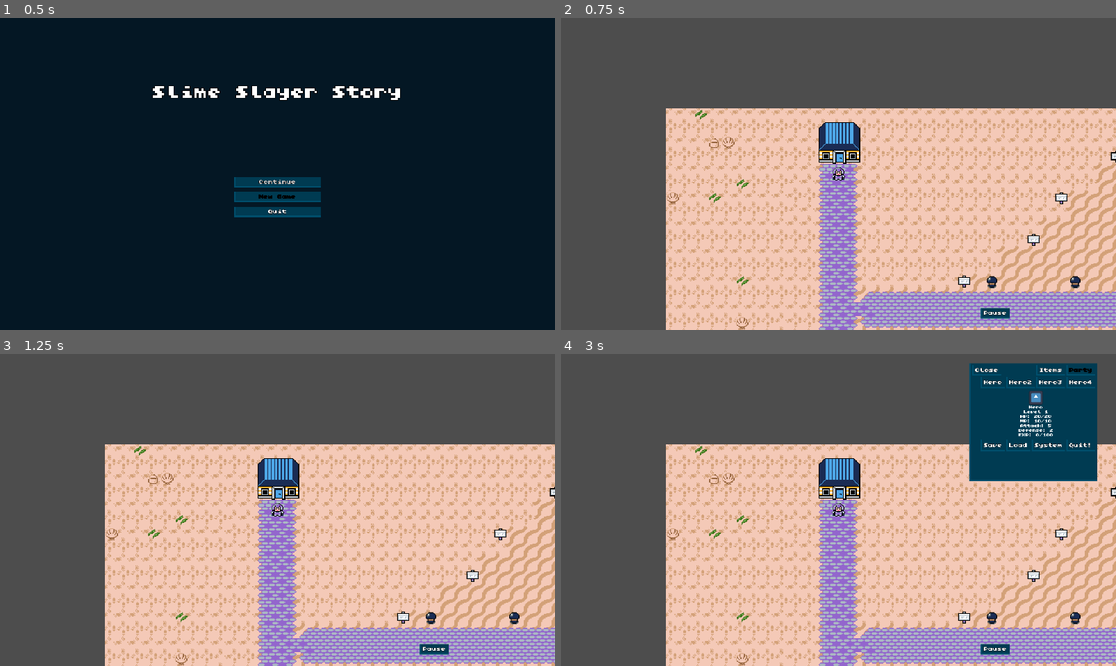
Above: before the commit, frames 1-4 (two rows, left to right).
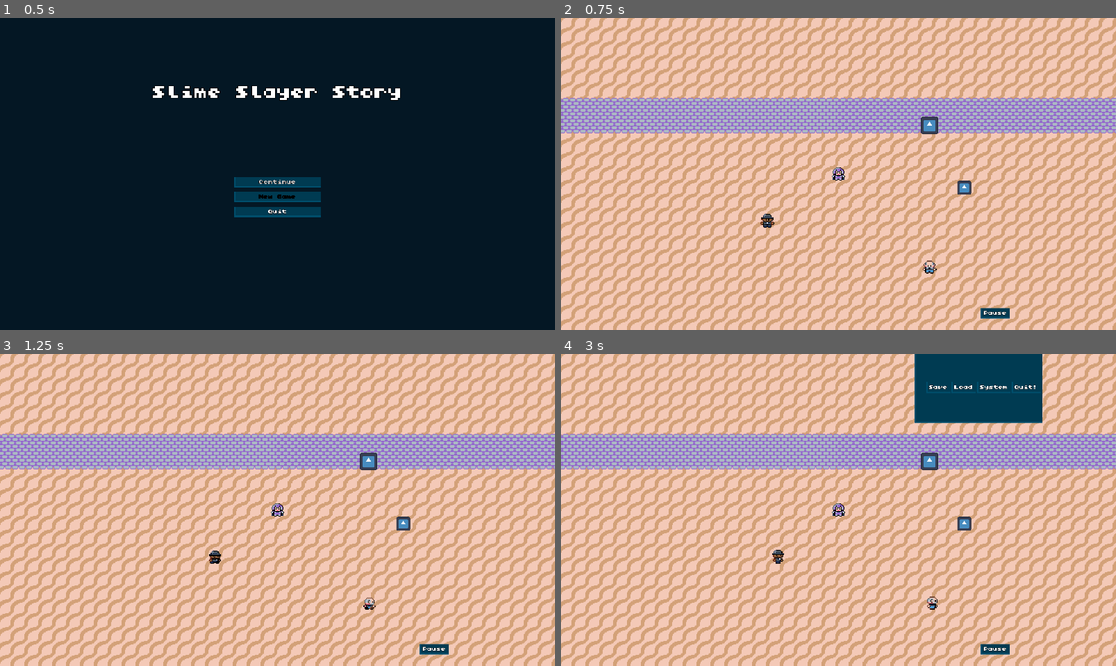
Above: after the commit, the same moments.

Repository: bluesturngold/seriously-practice-project
Game: Godot game, scene res://main_menu.tscn
Same seed, same stepped clock (60 frames per second), same inputs: the game is played once before the commit and once after it. The engine's default icon, where the game draws it, is replaced by a stand-in: a white triangle on a blue panel in a dark square.
Inputs (mouse positions are in pixels of both pictures, inside the frame that each line leads up to):
- Up to frame 1 (0.5 s): no input
- Up to frame 2 (0.75 s): click "New Game" at 0.5 s
- Up to frame 3 (1.25 s): no input
- Up to frame 4 (3 s): click "Pause" at 1.25 s; click (1049, 369) at 2 s, where only the run before the commit has a clickable "Items"; click (1082, 369) at 2.75 s, where only the run before the commit has a clickable "Party"

Frame 1 is identical in both runs. In frame 2, 68% of the frame differs, in the area x 0-100%, y 0-100%; in frame 3, 68%; in frame 4, 67%.

Commit message:
NPC movement
changed NPCs from Sprite2D to AnimatedSprite2D and updated interactable.gd code to reflect that, added the ability to select NPC class for interactables in the inspector which determines what sprite frames .tres file gets loaded, comes with preset movement for pacing horizontally or vertically, walking in a circle, or meandering around (currently untested whether meander respects collision), how far to walk, at what speed, and how long to wait between walking is configurable in inspector. sprites courtesy of chequered ink on itch.io's all game assets bundle

Diff:
--- a/interactable.gd
+++ b/interactable.gd
@@ -1,6 +1,54 @@
+# interactable.gd
+@tool
 extends Area2D
 class_name Interactable
 
+enum NPCClass {
+	MENTOR,
+	MAYOR_MAN,
+	MAYOR_WOMAN,
+	FARMER,
+	COOK,
+	LABORER,
+	MAN,
+	WOMAN,
+	PERSON,
+	BOY,
+	GIRL,
+	CHILD
+}
+
+enum MovementPattern {
+	STATIONARY,
+	PACE_HORIZONTAL,
+	PACE_VERTICAL,
+	CIRCLE,
+	MEANDER
+}
+
+const CLASS_FILE_NAMES: Dictionary = {
+	NPCClass.MENTOR: "mentor",
+	NPCClass.MAYOR_MAN: "mayor_man",
+	NPCClass.MAYOR_WOMAN: "mayor_woman",
+	NPCClass.FARMER: "farmer",
+	NPCClass.COOK: "cook",
+	NPCClass.LABORER: "laborer",
+	NPCClass.MAN: "man",
+	NPCClass.WOMAN: "woman",
+	NPCClass.PERSON: "person",
+	NPCClass.BOY: "boy",
+	NPCClass.GIRL: "girl",
+	NPCClass.CHILD: "child"
+}
+
+@export_group("Visuals")
+@export var npc_class: NPCClass = NPCClass.PERSON:
+	set(value):
+		npc_class = value
+		if is_node_ready():
+			_update_npc_sprite()
+
+@export_group("Interaction")
 @export var interactable_id: String = ""
 @export var dialogue_lines: Array[String] = []
 @export var one_time_only: bool = false
@@ -10,6 +58,258 @@
 @export var is_quest_giver: bool = false
 @export var quest: Quest
 
+@export_group("Movement Patterns")
+@export var movement_pattern: MovementPattern = MovementPattern.STATIONARY
+@export var move_speed: float = 30.0
+@export var pace_range: float = 16.0 # Grid steps (16px is exactly 1 tile)
+@export var wait_time: float = 1.5
+
+# Runtime state tracking variables
+var _start_position: Vector2
+var _target_position: Vector2
+var _is_moving: bool = false
+var _wait_timer: float = 0.0
+var _pacing_direction: int = 1
+var _circle_index: int = 0
+var _last_facing_direction: Vector2 = Vector2.DOWN
+var raycast: RayCast2D
+
+func _ready() -> void:
+	_update_npc_sprite()
+
+	if not Engine.is_editor_hint():
+		print_rich("[color=green]=== NPC RUNTIME STARTED: '", name, "' ===[/color]")
+		print("Pattern selected: ", MovementPattern.keys()[movement_pattern])
+
+		_start_position = global_position
+		_wait_timer = randf_range(0.0, wait_time) # Stagger start timers slightly
+		_setup_movement_raycast()
+
+func _physics_process(delta: float) -> void:
+	if Engine.is_editor_hint():
+		return
+
+	if movement_pattern == MovementPattern.STATIONARY:
+		_update_animation(Vector2.ZERO)
+		return
+
+	# Freeze movement if any overworld UI overlays are active
+	var dialogue_box: Control = get_tree().get_first_node_in_group("dialogue_box")
+	var shop_ui: Control = get_tree().get_first_node_in_group("shop_ui")
+	var pause_menu: Control = get_tree().get_first_node_in_group("pause_menu")
+	if (dialogue_box != null and dialogue_box.is_active()) or (shop_ui != null and shop_ui.is_active()) or (pause_menu != null and pause_menu.is_active()):
+		_update_animation(Vector2.ZERO)
+		return
+
+	if _is_moving:
+		_move_towards_target(delta)
+	else:
+		_update_animation(Vector2.ZERO)
+		_wait_timer -= delta
+		if _wait_timer <= 0.0:
+			_determine_next_move()
+
+func _setup_movement_raycast() -> void:
+	raycast = RayCast2D.new()
+	add_child(raycast)
+
+	# Exclude the root Area2D overlap detection shape
+	raycast.add_exception(self)
+
+	# Recursively find and exclude ALL nested child collision shapes (including StaticBody2D)
+	_exclude_child_colliders(self)
+
+	# Collide only with standard solid world layers (Layer 1)
+	raycast.collision_mask = 1
+	raycast.hit_from_inside = false # Prevent starting inside a shape from blocking movement
+	raycast.enabled = true
+
+func _exclude_child_colliders(node: Node) -> void:
+	for child in node.get_children():
+		if child is CollisionObject2D:
+			raycast.add_exception(child)
+		_exclude_child_colliders(child) # Recursively search nested nodes
+
+func _update_npc_sprite() -> void:
+	var file_name: String = CLASS_FILE_NAMES.get(npc_class, "person")
+
+	var anim_sprite: AnimatedSprite2D = null
+	for child in get_children():
+		if child is AnimatedSprite2D:
+			anim_sprite = child
+			break
+
+	if anim_sprite == null:
+		return
+
+	var frames_path: String = "res://sprites/npcs/" + file_name + "_frames.tres"
+
+	if ResourceLoader.exists(frames_path):
+		anim_sprite.sprite_frames = load(frames_path)
+		anim_sprite.scale = Vector2.ONE
+	elif ResourceLoader.exists("res://icon.svg"):
+		# Fallback: Create a clean single-frame SpriteFrames using icon.svg
+		var fallback_texture = load("res://icon.svg")
+		var new_frames = SpriteFrames.new()
+
+		# Safely ensure "default" exists without causing duplicate errors
+		if not new_frames.has_animation("default"):
+			new_frames.add_animation("default")
+		new_frames.add_frame("default", fallback_texture)
+
+		anim_sprite.sprite_frames = new_frames
+		anim_sprite.animation = "default"
+
+		# Scale the AnimatedSprite2D node to exactly 16x16
+		var tex_size = fallback_texture.get_size()
+		if tex_size.x > 0 and tex_size.y > 0:
+			anim_sprite.scale = Vector2(16.0 / tex_size.x, 16.0 / tex_size.y)
+	else:
+		anim_sprite.sprite_frames = null
+		anim_sprite.scale = Vector2.ONE
+
+func _update_animation(move_vector: Vector2) -> void:
+	var anim_sprite: AnimatedSprite2D = null
+	for child in get_children():
+		if child is AnimatedSprite2D:
+			anim_sprite = child
+			break
+
+	if anim_sprite == null or anim_sprite.sprite_frames == null:
+		return
+
+	# Do not override animations if we are using the default icon.svg fallback
+	if anim_sprite.sprite_frames.has_animation("default") and anim_sprite.animation == "default":
+		return
+
+	if move_vector != Vector2.ZERO:
+		_last_facing_direction = move_vector
+
+	var facing: String = _get_facing_string(_last_facing_direction)
+	if move_vector == Vector2.ZERO:
+		if anim_sprite.sprite_frames.has_animation("idle_" + facing):
+			anim_sprite.play("idle_" + facing)
+	else:
+		if anim_sprite.sprite_frames.has_animation("walk_" + facing):
+			anim_sprite.play("walk_" + facing)
+
+func _get_facing_string(direction: Vector2) -> String:
+	if abs(direction.x) > abs(direction.y):
+		return "right" if direction.x > 0 else "left"
+	else:
+		return "down" if direction.y > 0 else "up"
+
+func _can_move_to(dir: Vector2, distance: float) -> bool:
+	if raycast == null:
+		return true
+
+	raycast.target_position = dir * distance
+	raycast.force_raycast_update()
+	return not raycast.is_colliding()
+
+func _move_towards_target(delta: float) -> void:
+	var distance_to_target = global_position.distance_to(_target_position)
+	var step_distance = move_speed * delta
+	var move_vector = (_target_position - global_position).normalized()
+
+	_update_animation(move_vector)
+
+	# Check ahead with a tiny buffer (4px) to detect walls early and turn around cleanly
+	if not _can_move_to(move_vector, step_distance + 4.0):
+		if raycast != null and raycast.is_colliding():
+			var collider = raycast.get_collider()
+			print("NPC '", name, "' movement step blocked by: ", collider.name if collider != null else "Unknown")
+		_is_moving = false
+		_wait_timer = wait_time
+		if movement_pattern == MovementPattern.PACE_HORIZONTAL or movement_pattern == MovementPattern.PACE_VERTICAL:
+			_pacing_direction *= -1
+		return
+
+	if step_distance >= distance_to_target:
+		global_position = _target_position
+		_is_moving = false
+		_wait_timer = wait_time
+		# Invert direction when we reach our target successfully so we head back!
+		if movement_pattern == MovementPattern.PACE_HORIZONTAL or movement_pattern == MovementPattern.PACE_VERTICAL:
+			_pacing_direction *= -1
+	else:
+		global_position += move_vector * step_distance
+
+func _determine_next_move() -> void:
+	match movement_pattern:
+		MovementPattern.PACE_HORIZONTAL:
+			var offset = pace_range * _pacing_direction
+			var potential_target = _start_position + Vector2(offset, 0.0)
+			var dir = Vector2(_pacing_direction, 0.0)
+
+			if _can_move_to(dir, 16.0):
+				_target_position = potential_target
+				_is_moving = true
+			else:
+				if raycast != null and raycast.is_colliding():
+					var collider = raycast.get_collider()
+					print("NPC '", name, "' PACE_HORIZONTAL blocked by: ", collider.name if collider != null else "Unknown")
+				_pacing_direction *= -1
+				_wait_timer = wait_time
+
+		MovementPattern.PACE_VERTICAL:
+			var offset = pace_range * _pacing_direction
+			var potential_target = _start_position + Vector2(0.0, offset)
+			var dir = Vector2(0.0, _pacing_direction)
+
+			if _can_move_to(dir, 16.0):
+				_target_position = potential_target
+				_is_moving = true
+			else:
+				if raycast != null and raycast.is_colliding():
+					var collider = raycast.get_collider()
+					print("NPC '", name, "' PACE_VERTICAL blocked by: ", collider.name if collider != null else "Unknown")
+				_pacing_direction *= -1
+				_wait_timer = wait_time
+
+		MovementPattern.CIRCLE:
+			var next_index = (_circle_index + 1) % 4
+			var offset = Vector2.ZERO
+			match next_index:
+				0: offset = Vector2.ZERO
+				1: offset = Vector2(pace_range, 0.0)
+				2: offset = Vector2(pace_range, pace_range)
+				3: offset = Vector2(0.0, pace_range)
+
+			var potential_target = _start_position + offset
+			var dir = (potential_target - global_position).normalized()
+			var dist = global_position.distance_to(potential_target)
+
+			if dist > 0.1 and _can_move_to(dir, 16.0):
+				_target_position = potential_target
+				_circle_index = next_index
+				_is_moving = true
+			else:
+				if raycast != null and raycast.is_colliding():
+					var collider = raycast.get_collider()
+					print("NPC '", name, "' CIRCLE blocked by: ", collider.name if collider != null else "Unknown")
+				_wait_timer = wait_time
+
+		MovementPattern.MEANDER:
+			var directions = [Vector2.RIGHT, Vector2.LEFT, Vector2.DOWN, Vector2.UP]
+			var dir = directions.pick_random()
+
+			var steps = [16.0, 32.0, 48.0]
+			var dist = steps.pick_random()
+
+			var potential_target = global_position + dir * dist
+
+			if potential_target.distance_to(_start_position) <= pace_range:
+				if _can_move_to(dir, dist):
+					_target_position = potential_target
+					_is_moving = true
+					return
+
+			if raycast != null and raycast.is_colliding():
+				var collider = raycast.get_collider()
+				print("NPC '", name, "' MEANDER path blocked by: ", collider.name if collider != null else "Unknown")
+			_wait_timer = wait_time
+
 func interact_as_quest_giver() -> Array[String]:
 	if quest == null:
 		return []
--- a/interactable.tscn
+++ b/interactable.tscn
@@ -1,11 +1,24 @@
 [gd_scene format=3 uid="uid://hankmnol4b2d"]
 
 [ext_resource type="Script" uid="uid://x7tubwhl6qps" path="res://interactable.gd" id="1_wh154"]
+[ext_resource type="SpriteFrames" uid="uid://dhhl6vmwr4gi3" path="res://sprites/npcs/mentor_frames.tres" id="2_jcy0q"]
 
 [sub_resource type="RectangleShape2D" id="RectangleShape2D_x3v40"]
+size = Vector2(38, 38)
+
+[sub_resource type="RectangleShape2D" id="RectangleShape2D_wh154"]
 
 [node name="Interactable" type="Area2D" unique_id=398141188]
 script = ExtResource("1_wh154")
 
+[node name="AnimatedSprite2D" type="AnimatedSprite2D" parent="." unique_id=1609914226]
+sprite_frames = ExtResource("2_jcy0q")
+animation = &"walk_up"
+
 [node name="CollisionShape2D" type="CollisionShape2D" parent="." unique_id=883563603]
 shape = SubResource("RectangleShape2D_x3v40")
+
+[node name="StaticBody2D" type="StaticBody2D" parent="." unique_id=692727541]
+
+[node name="CollisionShape2D" type="CollisionShape2D" parent="StaticBody2D" unique_id=1378984029]
+shape = SubResource("RectangleShape2D_wh154")
--- a/overworld.tscn
+++ b/overworld.tscn
@@ -43,7 +43,7 @@
 tile_set = ExtResource("2_ac3tn")
 
 [node name="Player" parent="." unique_id=1216527473 instance=ExtResource("3_824ie")]
-position = Vector2(199, 76)
+position = Vector2(855, 524)
 
 [node name="EncounterZone" parent="." unique_id=1135128179 instance=ExtResource("2_nyb65")]
 position = Vector2(936, 540)
@@ -157,10 +157,10 @@
 anchor_top = -0.2
 anchor_right = 0.8
 anchor_bottom = 0.8
-offset_left = 384.0
-offset_top = 215.0
-offset_right = 384.0
-offset_bottom = 215.0
+offset_left = 195.0
+offset_top = 14.0
+offset_right = 195.0
+offset_bottom = 14.0
 grow_horizontal = 2
 grow_vertical = 2
 script = ExtResource("9_vnleo")
@@ -416,23 +416,31 @@
 zone_id = "123"
 
 [node name="Interactable" parent="." unique_id=398141188 instance=ExtResource("7_87uyu")]
-position = Vector2(960, 564)
+position = Vector2(773, 578)
+npc_class = 1
 dialogue_lines = Array[String](["Hi, it's me!", "Good morning!", "Have a nice day."])
 is_quest_giver = true
 quest = ExtResource("19_7npxb")
+movement_pattern = 1
+move_speed = 32.0
 
 [node name="Interactable3" parent="." unique_id=2106634096 instance=ExtResource("7_87uyu")]
 position = Vector2(960, 631)
+npc_class = 0
 interactable_id = "good_morning_dog"
-dialogue_lines = Array[String](["Hi, I'm a dog.", "Good morning!", "Have a nice day."])
+dialogue_lines = Array[String](["Hi, I'm the mentor.", "Good morning!", "Have a nice day."])
 one_time_only = true
 repeat_lines = Array[String](["Have a good day!"])
+movement_pattern = 3
+move_speed = 32.0
 
 [node name="Interactable2" parent="." unique_id=1605011774 instance=ExtResource("7_87uyu")]
-position = Vector2(984, 540)
+position = Vector2(1000, 540)
 dialogue_lines = Array[String](["Good morning!!", "Thank you for your reply. Please be nice to me from now on too."])
 is_shop = true
 shop_inventory = Array[ExtResource("10_u40xr")]([ExtResource("11_4op41"), ExtResource("12_sgylu")])
+movement_pattern = 2
+move_speed = 32.0
 
 [node name="StaticBody2D" parent="." unique_id=224175235 instance=ExtResource("13_4op41")]
 position = Vector2(960, 468)
@@ -445,28 +453,3 @@
 [node name="MapTransition" parent="." unique_id=1137061215 instance=ExtResource("26_odpsm")]
 position = Vector2(1910, 454)
 destination_scene_path = "res://town.tscn"
-
-[node name="Icon" type="Sprite2D" parent="." unique_id=1690758129]
-position = Vector2(959.74994, 564.25)
-scale = Vector2(0.16015637, 0.16796866)
-texture = ExtResource("12_6cww0")
-
-[node name="Icon2" type="Sprite2D" parent="." unique_id=750784307]
-position = Vector2(961, 631)
-scale = Vector2(0.16015637, 0.16796866)
-texture = ExtResource("12_6cww0")
-
-[node name="Icon3" type="Sprite2D" parent="." unique_id=1573037362]
-position = Vector2(960, 517)
-scale = Vector2(0.16015637, 0.16796866)
-texture = ExtResource("12_6cww0")
-
-[node name="Icon4" type="Sprite2D" parent="." unique_id=1363457269]
-position = Vector2(984, 539)
-scale = Vector2(0.16015637, 0.16796866)
-texture = ExtResource("12_6cww0")
-
-[node name="Icon5" type="Sprite2D" parent="." unique_id=1600338965]
-position = Vector2(936, 540)
-scale = Vector2(0.16015637, 0.16796866)
-texture = ExtResource("12_6cww0")
--- /dev/null
+++ b/sprites/npcs/mayor_man_frames.tres
@@ -0,0 +1,130 @@
+[gd_resource type="SpriteFrames" format=3 uid="uid://dp62jwsg1jwgc"]
+
+[ext_resource type="Texture2D" uid="uid://bpr0i08vuk5gh" path="res://sprites/npcs/mayor_man.png" id="1_widi6"]
+
+[sub_resource type="AtlasTexture" id="AtlasTexture_p7elb"]
+atlas = ExtResource("1_widi6")
+region = Rect2(16, 0, 16, 16)
+
+[sub_resource type="AtlasTexture" id="AtlasTexture_4fp7o"]
+atlas = ExtResource("1_widi6")
+region = Rect2(16, 16, 16, 16)
+
+[sub_resource type="AtlasTexture" id="AtlasTexture_7u8vc"]
+atlas = ExtResource("1_widi6")
+region = Rect2(16, 32, 16, 16)
+
+[sub_resource type="AtlasTexture" id="AtlasTexture_202jk"]
+atlas = ExtResource("1_widi6")
+region = Rect2(16, 48, 16, 16)
+
+[sub_resource type="AtlasTexture" id="AtlasTexture_jg6us"]
+atlas = ExtResource("1_widi6")
+region = Rect2(0, 0, 16, 16)
+
+[sub_resource type="AtlasTexture" id="AtlasTexture_7whh2"]
+atlas = ExtResource("1_widi6")
+region = Rect2(32, 0, 16, 16)
+
+[sub_resource type="AtlasTexture" id="AtlasTexture_vus6n"]
+atlas = ExtResource("1_widi6")
+region = Rect2(0, 16, 16, 16)
+
+[sub_resource type="AtlasTexture" id="AtlasTexture_qhlfv"]
+atlas = ExtResource("1_widi6")
+region = Rect2(32, 16, 16, 16)
+
+[sub_resource type="AtlasTexture" id="AtlasTexture_st672"]
+atlas = ExtResource("1_widi6")
+region = Rect2(0, 32, 16, 16)
+
+[sub_resource type="AtlasTexture" id="AtlasTexture_02nis"]
+atlas = ExtResource("1_widi6")
+region = Rect2(32, 32, 16, 16)
+
+[sub_resource type="AtlasTexture" id="AtlasTexture_ln7wb"]
+atlas = ExtResource("1_widi6")
+region = Rect2(0, 48, 16, 16)
+
+[sub_resource type="AtlasTexture" id="AtlasTexture_yuy4d"]
+atlas = ExtResource("1_widi6")
+region = Rect2(32, 48, 16, 16)
+
+[resource]
+animations = [{
+"frames": [{
+"duration": 1.0,
+"texture": SubResource("AtlasTexture_p7elb")
+}],
+"loop": true,
+"name": &"idle_down",
+"speed": 5.0
+}, {
+"frames": [{
+"duration": 1.0,
+"texture": SubResource("AtlasTexture_4fp7o")
+}],
+"loop": true,
+"name": &"idle_left",
+"speed": 5.0
+}, {
+"frames": [{
+"duration": 1.0,
+"texture": SubResource("AtlasTexture_7u8vc")
+}],
+"loop": true,
+"name": &"idle_right",
+"speed": 5.0
+}, {
+"frames": [{
+"duration": 1.0,
+"texture": SubResource("AtlasTexture_202jk")
+}],
+"loop": true,
+"name": &"idle_up",
+"speed": 5.0
+}, {
+"frames": [{
+"duration": 1.0,
+"texture": SubResource("AtlasTexture_jg6us")
+}, {
+"duration": 1.0,
+"texture": SubResource("AtlasTexture_7whh2")
+}],
+"loop": true,
+"name": &"walk_down",
+"speed": 4.0
+}, {
+"frames": [{
+"duration": 1.0,
+"texture": SubResource("AtlasTexture_vus6n")
+}, {
+"duration": 1.0,
+"texture": SubResource("AtlasTexture_qhlfv")
+}],
+"loop": true,
+"name": &"walk_left",
+"speed": 4.0
+}, {
+"frames": [{
+"duration": 1.0,
+"texture": SubResource("AtlasTexture_st672")
+}, {
+"duration": 1.0,
+"texture": SubResource("AtlasTexture_02nis")
+}],
+"loop": true,
+"name": &"walk_right",
+"speed": 4.0
+}, {
+"frames": [{
+"duration": 1.0,
+"texture": SubResource("AtlasTexture_ln7wb")
+}, {
+"duration": 1.0,
+"texture": SubResource("AtlasTexture_yuy4d")
+}],
+"loop": true,
+"name": &"walk_up",
+"speed": 4.0
+}]
--- /dev/null
+++ b/sprites/npcs/mentor_frames.tres
@@ -0,0 +1,130 @@
+[gd_resource type="SpriteFrames" format=3 uid="uid://dhhl6vmwr4gi3"]
+
+[ext_resource type="Texture2D" uid="uid://cla75f0hh1hbs" path="res://sprites/npcs/mentor.png" id="1_jl7st"]
+
+[sub_resource type="AtlasTexture" id="AtlasTexture_h6imk"]
+atlas = ExtResource("1_jl7st")
+region = Rect2(16, 0, 16, 16)
+
+[sub_resource type="AtlasTexture" id="AtlasTexture_ub8im"]
+atlas = ExtResource("1_jl7st")
+region = Rect2(16, 16, 16, 16)
+
+[sub_resource type="AtlasTexture" id="AtlasTexture_644tm"]
+atlas = ExtResource("1_jl7st")
+region = Rect2(16, 32, 16, 16)
+
+[sub_resource type="AtlasTexture" id="AtlasTexture_4yl7p"]
+atlas = ExtResource("1_jl7st")
+region = Rect2(16, 48, 16, 16)
+
+[sub_resource type="AtlasTexture" id="AtlasTexture_yyfg1"]
+atlas = ExtResource("1_jl7st")
+region = Rect2(0, 0, 16, 16)
+
+[sub_resource type="AtlasTexture" id="AtlasTexture_8a1hu"]
+atlas = ExtResource("1_jl7st")
+region = Rect2(32, 0, 16, 16)
+
+[sub_resource type="AtlasTexture" id="AtlasTexture_tpkp5"]
+atlas = ExtResource("1_jl7st")
+region = Rect2(0, 16, 16, 16)
+
+[sub_resource type="AtlasTexture" id="AtlasTexture_7as40"]
+atlas = ExtResource("1_jl7st")
+region = Rect2(32, 16, 16, 16)
+
+[sub_resource type="AtlasTexture" id="AtlasTexture_7x6kl"]
+atlas = ExtResource("1_jl7st")
+region = Rect2(0, 32, 16, 16)
+
+[sub_resource type="AtlasTexture" id="AtlasTexture_imgy3"]
+atlas = ExtResource("1_jl7st")
+region = Rect2(32, 32, 16, 16)
+
+[sub_resource type="AtlasTexture" id="AtlasTexture_5hgep"]
+atlas = ExtResource("1_jl7st")
+region = Rect2(0, 48, 16, 16)
+
+[sub_resource type="AtlasTexture" id="AtlasTexture_acydd"]
+atlas = ExtResource("1_jl7st")
+region = Rect2(32, 48, 16, 16)
+
+[resource]
+animations = [{
+"frames": [{
+"duration": 1.0,
+"texture": SubResource("AtlasTexture_h6imk")
+}],
+"loop": true,
+"name": &"idle_down",
+"speed": 5.0
+}, {
+"frames": [{
+"duration": 1.0,
+"texture": SubResource("AtlasTexture_ub8im")
+}],
+"loop": true,
+"name": &"idle_left",
+"speed": 5.0
+}, {
+"frames": [{
+"duration": 1.0,
+"texture": SubResource("AtlasTexture_644tm")
+}],
+"loop": true,
+"name": &"idle_right",
+"speed": 5.0
+}, {
+"frames": [{
+"duration": 1.0,
+"texture": SubResource("AtlasTexture_4yl7p")
+}],
+"loop": true,
+"name": &"idle_up",
+"speed": 5.0
+}, {
+"frames": [{
+"duration": 1.0,
+"texture": SubResource("AtlasTexture_yyfg1")
+}, {
+"duration": 1.0,
+"texture": SubResource("AtlasTexture_8a1hu")
+}],
+"loop": true,
+"name": &"walk_down",
+"speed": 4.0
+}, {
+"frames": [{
+"duration": 1.0,
+"texture": SubResource("AtlasTexture_tpkp5")
+}, {
+"duration": 1.0,
+"texture": SubResource("AtlasTexture_7as40")
+}],
+"loop": true,
+"name": &"walk_left",
+"speed": 4.0
+}, {
+"frames": [{
+"duration": 1.0,
+"texture": SubResource("AtlasTexture_7x6kl")
+}, {
+"duration": 1.0,
+"texture": SubResource("AtlasTexture_imgy3")
+}],
+"loop": true,
+"name": &"walk_right",
+"speed": 4.0
+}, {
+"frames": [{
+"duration": 1.0,
+"texture": SubResource("AtlasTexture_5hgep")
+}, {
+"duration": 1.0,
+"texture": SubResource("AtlasTexture_acydd")
+}],
+"loop": true,
+"name": &"walk_up",
+"speed": 4.0
+}]
Binary file added: sprites/npcs/mayor_man.png
Not shown, added: sprites/npcs/mayor_man.png.import
Binary file added: sprites/npcs/mentor.png
Not shown, added: sprites/npcs/mentor.png.import
